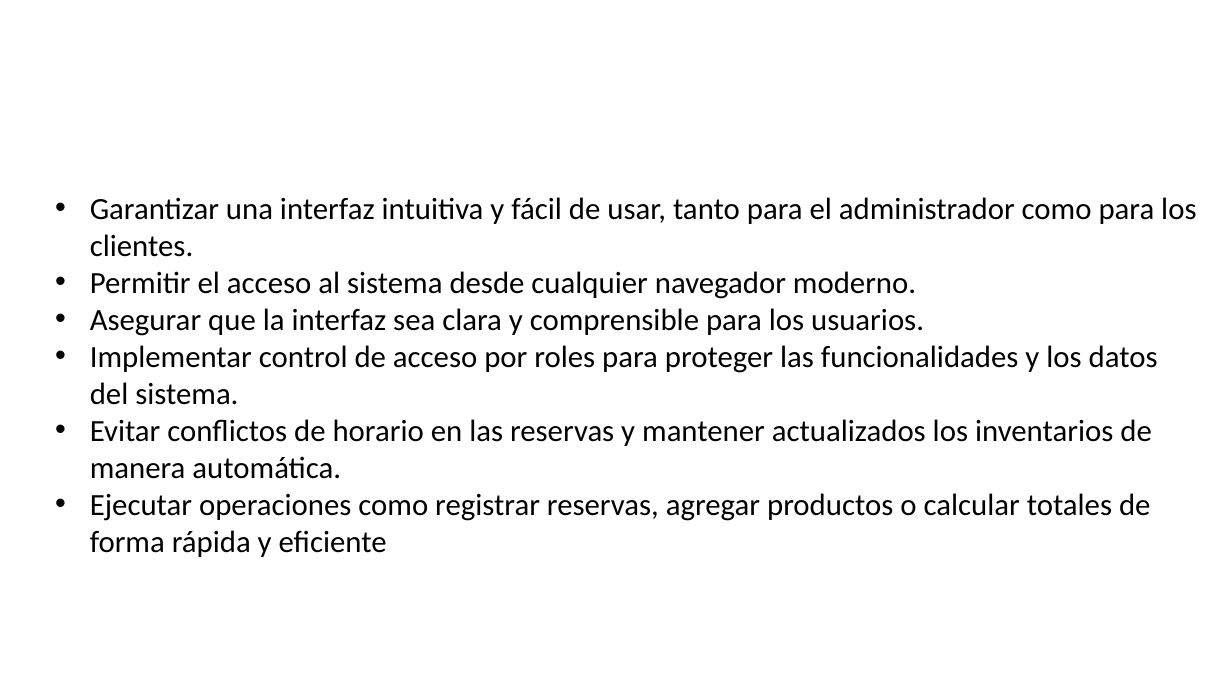
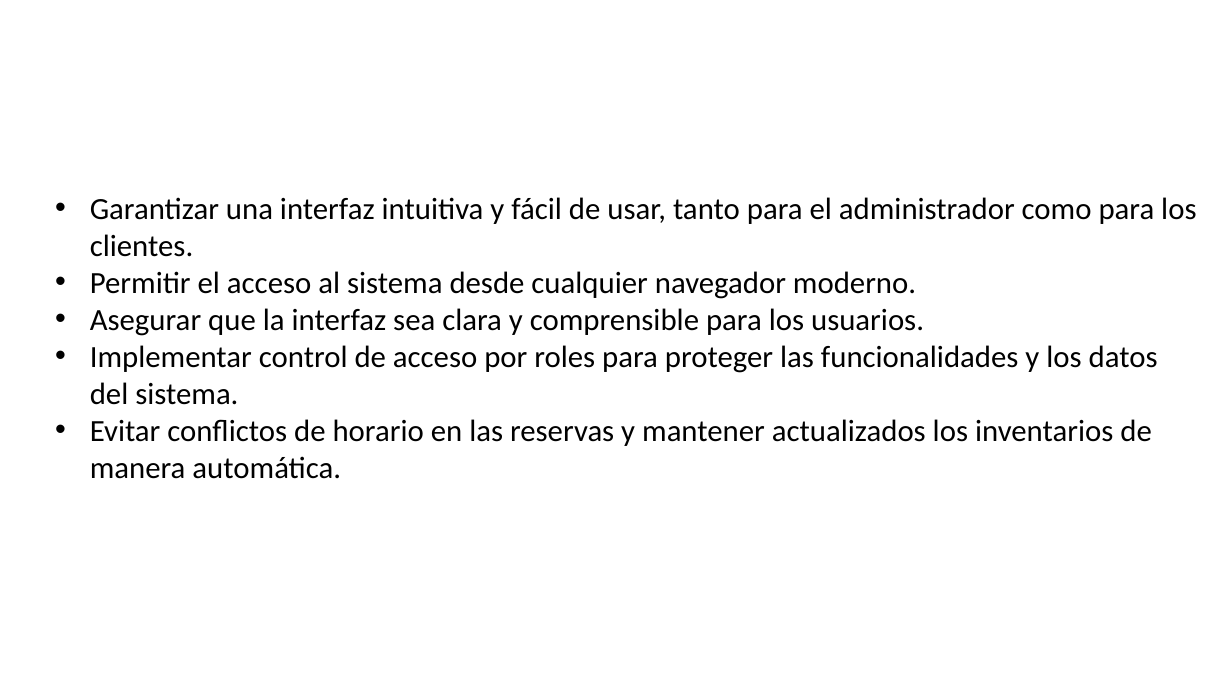
Before and after one commit to brayan1815/Backend_proyecto, a slide deck: slide 7 of DIapositivas_Game_Time.pptx. Drawn at 1232x693 pixels with LibreOffice and Linux fonts; fonts in the diff are those of the drawing; background and template pictures are left out. Boxes give left, top, right and bottom in pixels: in the first picture for what was removed or moved away, otherwise in the second. Text is boxed around its words. In the diff, an @@ line names an element or a change of style, - is before the commit and + after.

```diff
--- a/DIapositivas_Game_Time.pptx
+++ b/DIapositivas_Game_Time.pptx
@@ text at (90, 493, 1150, 557): paragraph removed @@
-• Ejecutar operaciones como registrar reservas, agregar productos o calcular totales de forma rápida y eficiente
```
Also in this commit, not shown: 54 other files.
